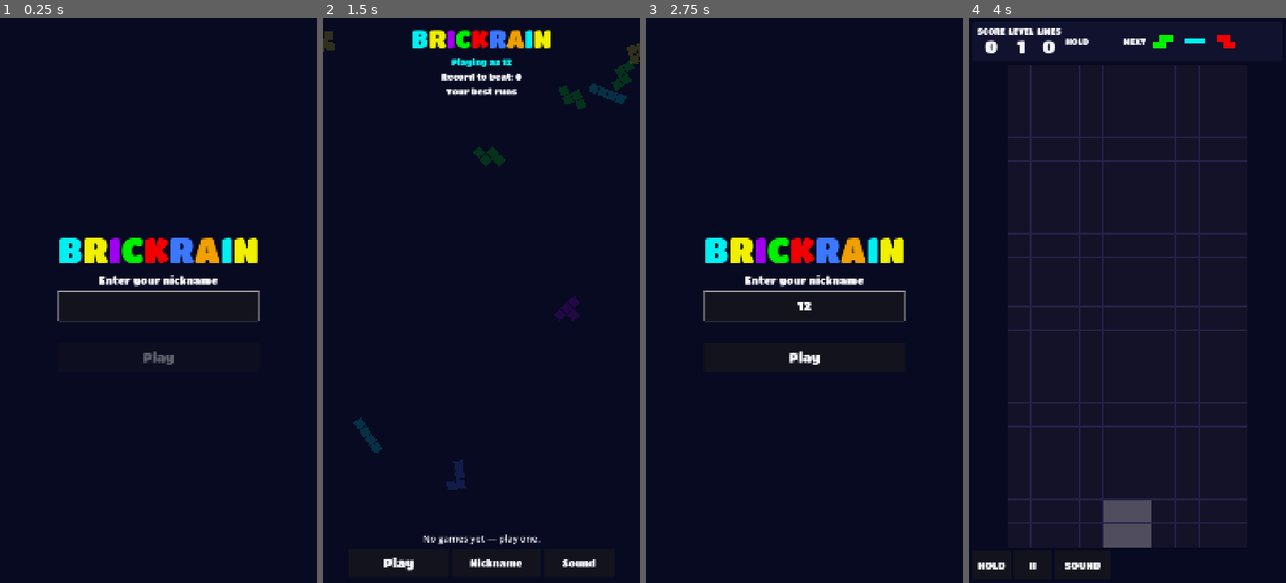
Above: before the commit, frames 1-4 (left to right).
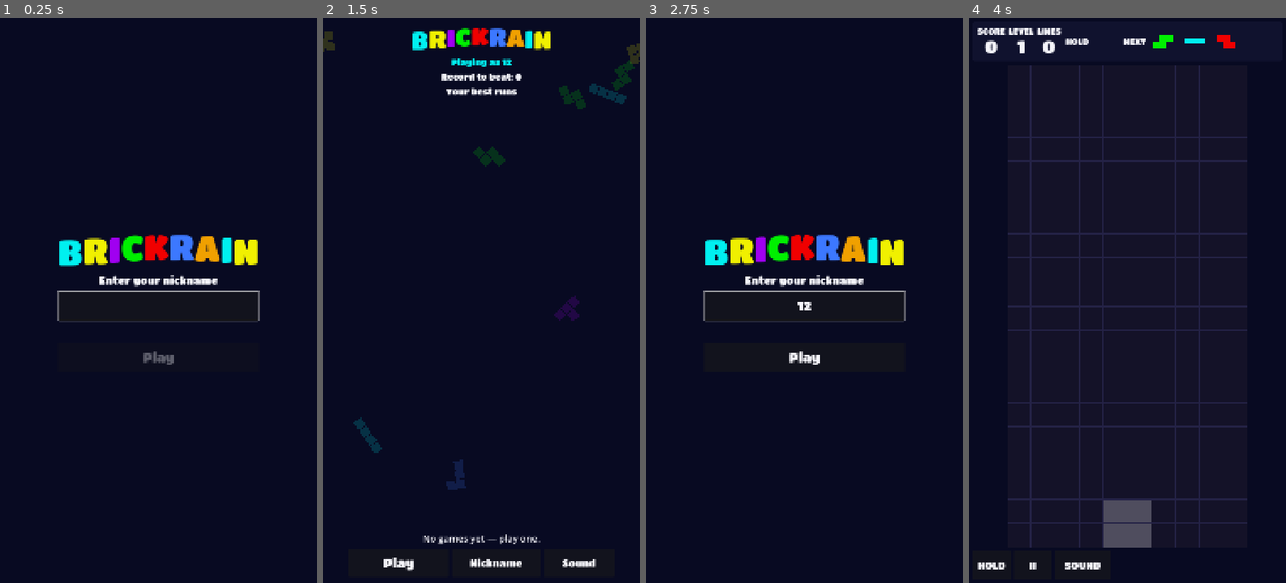
Above: after the commit, the same moments.

Repository: HectorIFC/BrickRain
Game: Godot game, scene res://scenes/Main.tscn
The game is run twice, just before and just after one commit, with the same random seed, the same clock (stepped at 60 frames per second) and the same inputs. Sound files missing from this copy of the repository are replaced by a short silence.
Inputs (mouse positions are in pixels of both pictures, inside the frame that each line leads up to):
- Up to frame 1 (0.25 s): no input
- Up to frame 2 (1.5 s): click (481, 306) at 0.52 s; type "12" at 0.6 s; click "Play" at 1.25 s
- Up to frame 3 (2.75 s): click "Nickname" at 2 s
- Up to frame 4 (4 s): click "Play" at 2.75 s; click "Play" at 3.5 s

The runs differ from the first frame. In frame 1, 0.8% of the frame differs, in the area x 18-82%, y 38-44%; in frame 2, 0.5%; in frame 3, 0.7%; in frame 4, nothing differs.

Commit message:
feat(godot): fireworks show on a record, wave wordmark, nameless rows
Four playtest findings on the web build, Roku untouched on all of them.

The record celebration was one confetti burst and done. Researching how
real fireworks sound (launch whistle, low boom, crackle tail of random
snaps) and how arcades structure celebrations (jingle once, then a
loop-friendly bed), the new-record moment now follows that exact shape:
the victory fanfare plays through once, then a fireworks show loops while
the overlay is up — rockets whistle up from the well floor and pop into
radial bursts, each boom scheduled for the same instant as its visual pop
(fixed rise time, no signals needed). Leaving the overlay stops the show;
a rocket in flight is guarded so it cannot boom over the dashboard.

- tools/generate_sounds.py: two new layered sounds, firework_launch
  (rising whistle) and firework_burst (70 Hz boom + noise + a new crackle
  helper: random snaps with decaying density). 15 sounds now; the
  generator stays fully deterministic, so the 13 existing wavs are
  byte-identical and only the two new files land in the tree.
- board_fx.gd: rocket streaks with eased deceleration and 48-particle
  radial bursts sized against the well (~944 design px), not against a
  cell — the first cut used cell-scale numbers and read as a speck.
  MAX_PARTICLES 250 -> 350 so fireworks and confetti coexist.
- game.gd: _celebrating loop in _process (0.45-0.9 s cadence), started on
  the fanfare's tail, stopped in start_game, _quit_to_dashboard and on a
  rewarded continue.

The dashboard rows dropped the nickname cell: on Facebook every row is
the same person, so a name per row only repeated the "Playing as" label.
Rows are position, date, score; the data model keeps the nickname (cloud
merge, share card, Roku parity — where the shared-TV list keeps names).

The BRICKRAIN wordmark now does a stadium wave: UiStyle.make_wordmark
returns a WordmarkWave HBoxContainer whose letters ride a phase-shifted
sine, base positions captured on sort_children so the animation never
fights the container. The share card and the in-well popups pass
animated=false — one renders once to a texture, the other has its own
motion.

Responsiveness was checked against DevTools captures at iPhone 16 Pro
Max and iPhone 12 Pro sizes: the layout is correct — at 75-92% zoom the
same devices show the full page with the button bar; the 100% cutoffs
are the DevTools window clipping the emulated viewport, not the page.
No code change. One verification gotcha worth recording: a backgrounded
Chrome tab throttles rAF, so SceneTree timers stretch (the 0.9 s record
timer took 18 s) — celebrations must be judged with the tab focused.

Both suites 47 cases / 275 checks / 0 failed; layout PASS. Docs:
MANUAL_TESTING gains the fireworks/wave/rows checks, README says 15
sounds.

Diff:
--- a/godot/platform/audio.gd
+++ b/godot/platform/audio.gd
@@ -20,7 +20,9 @@
 	"new_record",
 	"confetti_pop",
 	"combo",
-	"menu_select"
+	"menu_select",
+	"firework_launch",
+	"firework_burst"
 ]
 
 # Maps the simple game event kinds to the effect they play. lineClear, levelUp
--- a/godot/scenes/board_fx.gd
+++ b/godot/scenes/board_fx.gd
@@ -10,10 +10,11 @@
 # _process and drawn in _draw. No nodes per particle, hard cap on the pool.
 # Everything here is presentation; nothing reaches into game state.
 
-const MAX_PARTICLES := 250
+const MAX_PARTICLES := 350
 const GRAVITY := 900.0
 
 var _particles: Array = []
+var _rockets: Array = []      # {from, apex, t, rise, color}
 var _flashes: Array = []      # {y_px, h_px, t}
 var _pulses: Array = []       # {cells: Array, t}
 var _wave_t := -1.0
@@ -101,12 +102,54 @@
 		_push_particle(p)
 
 
+# One firework of the record celebration: a rocket streaks up from the well
+# floor and pops into a radial burst at a random apex. The caller fixes rise_s
+# so it can schedule the burst sound for the same instant — sound and visual
+# stay in sync by construction, no signal needed.
+func firework(color: Color, rise_s: float) -> void:
+	var m := _metrics()
+	var origin: Vector2 = m["origin"]
+	var well: Vector2 = m["well"]
+	_rockets.append({
+		"from": Vector2(origin.x + _rng.randf_range(well.x * 0.15, well.x * 0.85), origin.y + well.y),
+		"apex": Vector2(
+			origin.x + _rng.randf_range(well.x * 0.2, well.x * 0.8),
+			origin.y + _rng.randf_range(well.y * 0.08, well.y * 0.35)
+		),
+		"t": 0.0,
+		"rise": rise_s,
+		"color": color,
+	})
+
+
+func _explode(at: Vector2, color: Color) -> void:
+	# Sizes and speeds live in the 1080x1920 design space, so the burst has to
+	# be sized against the well (~900 wide), not against a cell — the first cut
+	# used cell-scale numbers and read as a barely-visible speck.
+	# A brief white core so the pop reads as a flash, then the colored ring.
+	for _i in range(8):
+		var core := _make_particle(at, Color(1, 1, 1, 0.95))
+		core["vel"] = Vector2(_rng.randf_range(-80, 80), _rng.randf_range(-80, 80))
+		core["life"] = _rng.randf_range(0.2, 0.35)
+		core["size"] = _rng.randf_range(10.0, 16.0)
+		core["gravity"] = 0.0
+		_push_particle(core)
+	for i in range(48):
+		var angle := TAU * i / 48.0 + _rng.randf_range(-0.05, 0.05)
+		var p := _make_particle(at, color.lightened(_rng.randf_range(0.0, 0.35)))
+		p["vel"] = Vector2.from_angle(angle) * _rng.randf_range(260.0, 620.0)
+		p["life"] = _rng.randf_range(0.8, 1.4)
+		p["size"] = _rng.randf_range(5.0, 9.0)
+		p["gravity"] = 260.0
+		_push_particle(p)
+
+
 # Floating text popup rising from the well centre. `tint` may be a single
 # colour; pass Color.TRANSPARENT to use the wordmark palette per letter.
 func popup(text: String, font_size: int, tint: Color = Color.TRANSPARENT) -> void:
 	var node: Control
 	if tint == Color.TRANSPARENT:
-		node = UiStyle.make_wordmark(text, font_size)
+		node = UiStyle.make_wordmark(text, font_size, false)
 	else:
 		node = UiStyle.make_label(text, font_size, tint)
 	add_child(node)
@@ -151,6 +194,14 @@
 func tick(delta: float) -> void:
 	var busy := false
 
+	for i in range(_rockets.size() - 1, -1, -1):
+		var r: Dictionary = _rockets[i]
+		r["t"] += delta
+		if r["t"] >= r["rise"]:
+			_explode(r["apex"], r["color"])
+			_rockets.remove_at(i)
+		busy = true
+
 	for i in range(_particles.size() - 1, -1, -1):
 		var p: Dictionary = _particles[i]
 		p["age"] += delta
@@ -193,6 +244,7 @@
 
 func clear_all() -> void:
 	_particles.clear()
+	_rockets.clear()
 	_flashes.clear()
 	_pulses.clear()
 	_wave_t = -1.0
@@ -234,6 +286,15 @@
 		var covered := well.y * minf(_sweep_t / 0.6, 1.0)
 		draw_rect(Rect2(origin, Vector2(well.x, covered)), Color(0.03, 0.04, 0.13, 0.72))
 
+	for r in _rockets:
+		var f: float = clampf(float(r["t"]) / float(r["rise"]), 0.0, 1.0)
+		# Ease-out: the rocket decelerates as it nears the apex, like the real thing.
+		var eased := 1.0 - (1.0 - f) * (1.0 - f)
+		var pos: Vector2 = Vector2(r["from"]).lerp(r["apex"], eased)
+		var color: Color = r["color"]
+		draw_line(pos, pos + Vector2(0, 44.0 * (1.0 - f)), Color(color, 0.5), 5.0)
+		draw_rect(Rect2(pos - Vector2(4, 4), Vector2(8, 8)), Color(1, 1, 1, 0.95))
+
 	for p in _particles:
 		var fade: float = 1.0 - p["age"] / p["life"]
 		var color: Color = p["color"]
--- a/godot/scenes/dashboard.gd
+++ b/godot/scenes/dashboard.gd
@@ -161,12 +161,14 @@
 	row.add_child(box)
 
 	# Rank and score carry the display face so the numbers read at a glance;
-	# nickname and date stay on the body font, which is legible at this size.
+	# the date stays on the body font. No nickname cell: every row here is the
+	# player's own run, so a name would repeat the "Playing as" label above.
+	# The entry keeps its nickname in the data model (cloud merge, Roku parity);
+	# only the web rendering drops it.
 	box.add_child(_cell("%d." % rank, 90, HORIZONTAL_ALIGNMENT_RIGHT, GameTheme.accent_color(), true))
-	var name_cell := _cell(str(entry["nickname"]), 0, HORIZONTAL_ALIGNMENT_LEFT, GameTheme.text_color())
-	name_cell.size_flags_horizontal = Control.SIZE_EXPAND_FILL
-	box.add_child(name_cell)
-	box.add_child(_cell(str(entry["date"]), 210, HORIZONTAL_ALIGNMENT_CENTER, GameTheme.text_color()))
+	var date_cell := _cell(str(entry["date"]), 0, HORIZONTAL_ALIGNMENT_LEFT, GameTheme.text_color())
+	date_cell.size_flags_horizontal = Control.SIZE_EXPAND_FILL
+	box.add_child(date_cell)
 	box.add_child(_cell(str(entry["score"]), 170, HORIZONTAL_ALIGNMENT_RIGHT, GameTheme.text_color(), true))
 	return row
 
--- a/godot/scenes/game.gd
+++ b/godot/scenes/game.gd
@@ -18,6 +18,10 @@
 
 # Delay before new_record.ogg, so it does not overlap game_over.ogg.
 const RECORD_SOUND_DELAY_S := 0.9
+# The arcade celebration shape: jingle once, then a looping show. Rockets keep
+# launching while the NEW RECORD overlay is up; rise time is fixed so the
+# burst sound can be scheduled for the exact moment the visual pops.
+const FIREWORK_RISE_S := 0.45
 
 var _state: Dictionary = {}
 var _last_level := -1
@@ -26,6 +30,8 @@
 var _pending_record := false
 var _running := false
 var _accum_ms := 0.0
+var _celebrating := false
+var _next_firework_s := 0.0
 var _portrait := true
 # A rewarded continue is offered at most once per game, so the run still ends.
 var _continue_used := false
@@ -166,6 +172,7 @@
 	_state = Game.create()
 	_pause_overlay.visible = false
 	_game_over_overlay.visible = false
+	_stop_celebration()
 	_fx.clear_all()
 	_shake_amp = 0.0
 	_running = true
@@ -198,6 +205,13 @@
 		_shake_amp = 0.0
 		_board_view.shake_offset = Vector2.ZERO
 		_fx.position = Vector2.ZERO
+
+	# The fireworks show loops for as long as the record overlay is up.
+	if _celebrating:
+		_next_firework_s -= delta
+		if _next_firework_s <= 0.0:
+			_next_firework_s = randf_range(0.45, 0.9)
+			_launch_firework()
 
 	if not _running or _state.is_empty() or _state["status"] != "playing":
 		return
@@ -550,6 +564,27 @@
 		_audio.play("confetti_pop")
 		_fx.confetti()
 		_pending_record = false
+		# The victory jingle plays through first; the fireworks show starts on
+		# its tail and loops until the player leaves the overlay.
+		_celebrating = true
+		_next_firework_s = 1.0
+
+
+func _stop_celebration() -> void:
+	_celebrating = false
+
+
+func _launch_firework() -> void:
+	var palette := GameTheme.cell_colors()
+	_audio.play("firework_launch")
+	_fx.firework(palette[randi_range(1, 7)], FIREWORK_RISE_S)
+	var timer := get_tree().create_timer(FIREWORK_RISE_S)
+	timer.timeout.connect(func() -> void:
+		# Guarded so a rocket in flight when the player leaves does not boom
+		# over the dashboard.
+		if _celebrating:
+			_audio.play_pitched("firework_burst", randi_range(0, 4))
+	)
 
 
 func _on_game_over_selection(id: String) -> void:
@@ -594,6 +629,8 @@
 	_last_level = -1
 	_accum_ms = 0.0
 	_pending_record = false
+	_stop_celebration()
+	_fx.clear_all()
 	_game_over_overlay.visible = false
 	_running = true
 	_input.set_enabled(true)
@@ -626,6 +663,7 @@
 	# Cancel a pending new-record sound so it cannot fire on the dashboard
 	# after a quick exit from a record-setting game over.
 	_pending_record = false
+	_stop_celebration()
 	_input.set_enabled(false)
 	_pause_overlay.visible = false
 	_game_over_overlay.visible = false
--- a/godot/scenes/share_card.gd
+++ b/godot/scenes/share_card.gd
@@ -53,7 +53,7 @@
 	center.add_child(column)
 
 	# Same wordmark the game shows, so a shared card is recognisably BrickRain.
-	column.add_child(UiStyle.make_wordmark("BRICKRAIN", 64))
+	column.add_child(UiStyle.make_wordmark("BRICKRAIN", 64, false))
 	column.add_child(UiStyle.make_label(nickname, 34, GameTheme.accent_color()))
 	column.add_child(UiStyle.make_label(str(score), 96, GameTheme.text_color()))
 	column.add_child(UiStyle.make_label(
--- a/godot/scenes/ui_style.gd
+++ b/godot/scenes/ui_style.gd
@@ -86,8 +86,17 @@
 # The wordmark: one Label per letter, colored from the tetromino palette, the
 # same trick tools/generate_artwork.py uses for the splash. Index 0 of the
 # palette is the empty-cell color, so letters cycle through 1..7.
-static func make_wordmark(text: String, size: int = SIZE_WORDMARK) -> HBoxContainer:
+#
+# By default the letters do a stadium wave — a pulse travelling left to right,
+# each letter's bob phase-delayed from the previous one. Pass animated = false
+# where motion would be wrong: the share card (rendered once to a texture) and
+# the BoardFx popups (they already have their own rise-and-fade motion).
+static func make_wordmark(text: String, size: int = SIZE_WORDMARK, animated: bool = true) -> HBoxContainer:
 	var box := HBoxContainer.new()
+	if animated:
+		var wave := WordmarkWave.new()
+		wave.amplitude = size * 0.09
+		box = wave
 	box.alignment = BoxContainer.ALIGNMENT_CENTER
 	box.add_theme_constant_override("separation", 0)
 	var palette := GameTheme.cell_colors()
@@ -95,3 +104,35 @@
 		var letter := UiStyle.make_label(text[i], size, palette[(i % 7) + 1])
 		box.add_child(letter)
 	return box
+
+
+class WordmarkWave extends HBoxContainer:
+	# The "ola": each letter rides a sine wave, phase-shifted by its index so
+	# the crest travels across the word. Base positions are captured after the
+	# container sorts its children — the idiomatic way to animate children of a
+	# Container without fighting its layout.
+	const PERIOD_S := 1.8
+	const PHASE_PER_LETTER := 0.55
+
+	var amplitude := 8.0
+	var _t := 0.0
+	var _base_y := {}
+
+	func _ready() -> void:
+		sort_children.connect(_capture_bases)
+
+	func _capture_bases() -> void:
+		_base_y.clear()
+		for child in get_children():
+			_base_y[child] = (child as Control).position.y
+
+	func _process(delta: float) -> void:
+		if not is_visible_in_tree():
+			return
+		_t = fmod(_t + delta, PERIOD_S)
+		var i := 0
+		for child in get_children():
+			if _base_y.has(child):
+				(child as Control).position.y = float(_base_y[child]) \
+					+ sin(TAU * _t / PERIOD_S - i * PHASE_PER_LETTER) * amplitude
+			i += 1
Not shown, added: godot/assets/sounds/firework_burst.ogg.import
Not shown, added: godot/assets/sounds/firework_launch.ogg.import
Not shown, changed: MANUAL_TESTING.md
Not shown, changed: README.md
Not shown, added: assets/sounds/firework_burst.wav
Not shown, added: assets/sounds/firework_launch.wav
Not shown, added: godot/assets/sounds/firework_burst.ogg
Not shown, added: godot/assets/sounds/firework_launch.ogg
Not shown, changed: tools/generate_sounds.py
